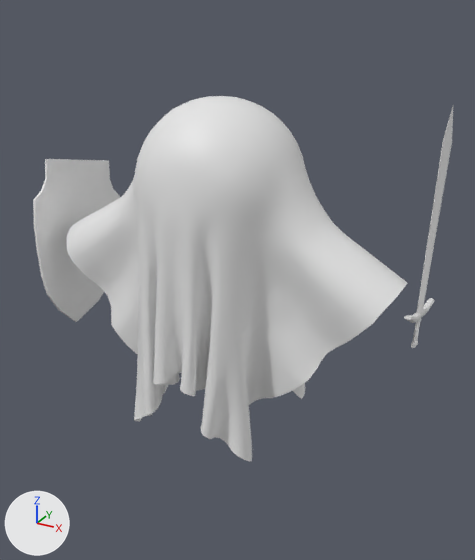
The FBX model Assets/Meshes/ghost.fbx as it was, and as the next commit left it.
One viewpoint serves both versions: a camera (50 mm lens) standing at (3.94, -6.75, 5.61) and looking at (0.42, -0.35, 2.41). The lights are fixed; the arrows at lower left show +X, +Y and +Z. Where no turn or scale is listed for an object, it has been applied to the vertices.

Script lines for the objects in view, before the commit:
```python
me_cube = bpy.data.meshes.new('Cube')
me_cube.from_pydata(...)  # 123 vertices, 138 faces; spans x -0.56..0.56, y -0.42..2.28, z -0.04..0.04
me_cube_001 = bpy.data.meshes.new('Cube.001')
me_cube_001.from_pydata(...)  # 96 vertices, 128 faces; spans x -0.9..0.9, y -1.24..1.18, z -0.12..0.02
me_plane_polypen = bpy.data.meshes.new('Plane_polypen')
me_plane_polypen.from_pydata(...)  # 2684 vertices, 4709 faces; spans x -2.35..2.35, y -1.27..1.25, z 0.18..4.49
ob_ghost = bpy.data.objects.new('ghost', me_plane_polypen)
ob_ghost.location = (0.0, 0.0, 0.0)
ob_shield = bpy.data.objects.new('shield', me_cube_001)
ob_shield.location = (-2.5, 0.15, 2.23)
ob_shield.rotation_euler = (1.484, 0.223, 1.564)  # degrees (85, 13, 90)
ob_sword = bpy.data.objects.new('sword', me_cube)
ob_sword.location = (2.52, 0.13, 2.29)
ob_sword.rotation_euler = (1.582, -0.223, -1.577)  # degrees (91, -13, -90)
```
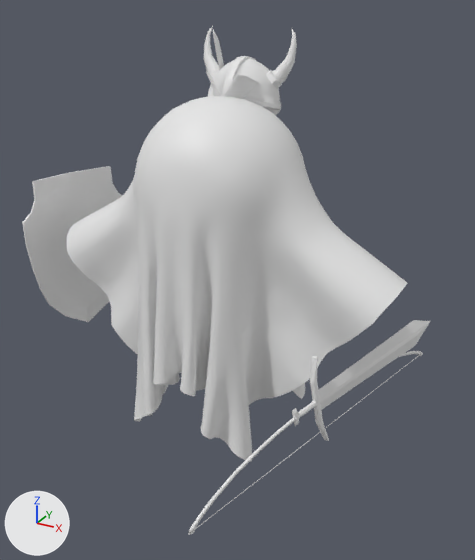
What differs and where, as boxes [x1, y1, x2, y2] in the pictures (475 x 560 px):
'shield', moved, turned: before [33, 159, 120, 322]; after [22, 166, 123, 322]
'sword', moved, turned: before [404, 107, 453, 348]; after [292, 320, 430, 441]
'helmet', added: after [204, 26, 297, 110]
'bow', added: after [188, 351, 423, 535]
'archer_hat', added: after [206, 30, 281, 115]

Patch to the scene script:
```diff
--- a/Assets/Meshes/ghost.fbx.py
+++ b/Assets/Meshes/ghost.fbx.py
@@ me_cylinder @@
+me_cylinder.from_pydata(...)  # 526 vertices, 511 faces; spans x -0.58..0.71, y -1.92..1.98, z -0.63..0.08
@@ me_sphere @@
+me_sphere.from_pydata(...)  # 408 vertices, 460 faces; spans x -0.634..0.625, y -0.457..0.485, z -0.103..0.912
@@ me_sphere_001 @@
+me_sphere_001.from_pydata(...)  # 780 vertices, 895 faces; spans x -0.339..0.345, y -0.536..0.903, z -0.266..0.896
@@ ob_sword @@
 ob_sword = bpy.data.objects.new('sword', me_cube)
-ob_sword.location = (2.52, 0.13, 2.29)
-ob_sword.rotation_euler = (1.582, -0.223, -1.577)  # degrees (91, -13, -90)
+ob_sword.location = (1.68, -0.7, 1.29)
+ob_sword.rotation_euler = (0.678, 1.402, 0.345)  # degrees (39, 80, 20)
@@ ob_shield @@
 ob_shield = bpy.data.objects.new('shield', me_cube_001)
-ob_shield.location = (-2.5, 0.15, 2.23)
-ob_shield.rotation_euler = (1.484, 0.223, 1.564)  # degrees (85, 13, 90)
+ob_shield.location = (-2.68, 0.37, 1.98)
+ob_shield.rotation_euler = (1.516, 0.0125, 1.304)  # degrees (87, 0.7, 75)
@@ ob_bow @@
+ob_bow = bpy.data.objects.new('bow', me_cylinder)
+ob_bow.location = (1.68, -0.7, 1.29)
@@ ob_helmet @@
+ob_helmet = bpy.data.objects.new('helmet', me_sphere)
+ob_helmet.location = (-0.03, 0.6, 4.31)
@@ ob_archer_hat @@
+ob_archer_hat = bpy.data.objects.new('archer_hat', me_sphere_001)
+ob_archer_hat.location = (-0.03, 0.6, 4.31)
```
